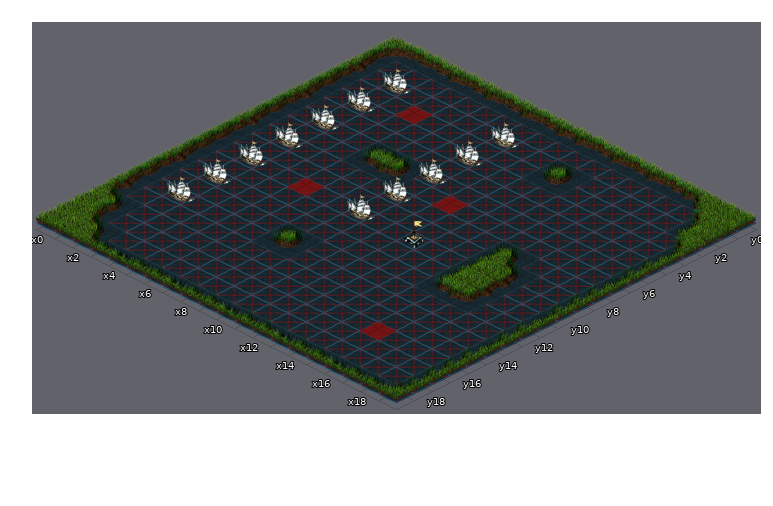
Tiled map: maps/map1.tmx. This is how it looked before the edit.
Cells are 64x32 px. Isometric: x runs down to the right, y down to the left. Shown: x 0..19, y 0..19.
The result:
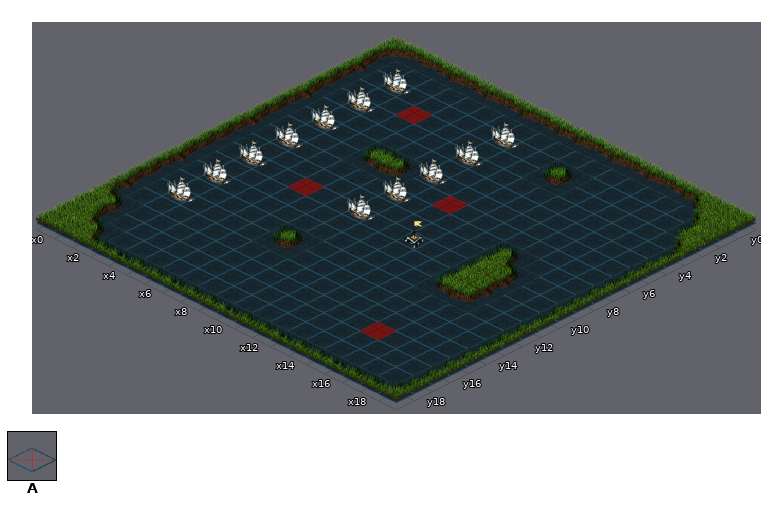
Key: from "fire": A 22.
_ is an empty cell.
From the commit log: Add background color
The exact change:
Layer "fire" (now hidden):
y 0: x 1..17 AAAAAAAAAAAAAAAAA -> _________________; x 19 A -> _
y 1..8: x 0..19 AAAAAAAAAAAAAAAAAAAA -> ____________________
y 9..11: x 0..14 AAAAAAAAAAAAAAA -> _______________; x 16..19 AAAA -> ____
y 12..15: x 0..19 AAAAAAAAAAAAAAAAAAAA -> ____________________
y 16..17: x 1..19 AAAAAAAAAAAAAAAAAAA -> ___________________
y 18: x 2..19 AAAAAAAAAAAAAAAAAA -> __________________
y 19: x 0..19 AAAAAAAAAAAAAAAAAAAA -> ____________________
